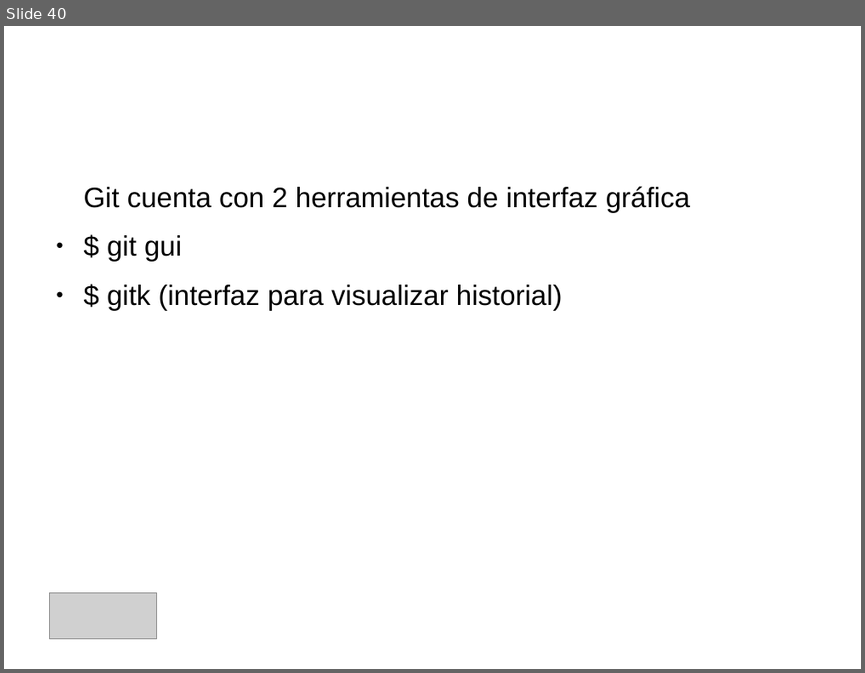
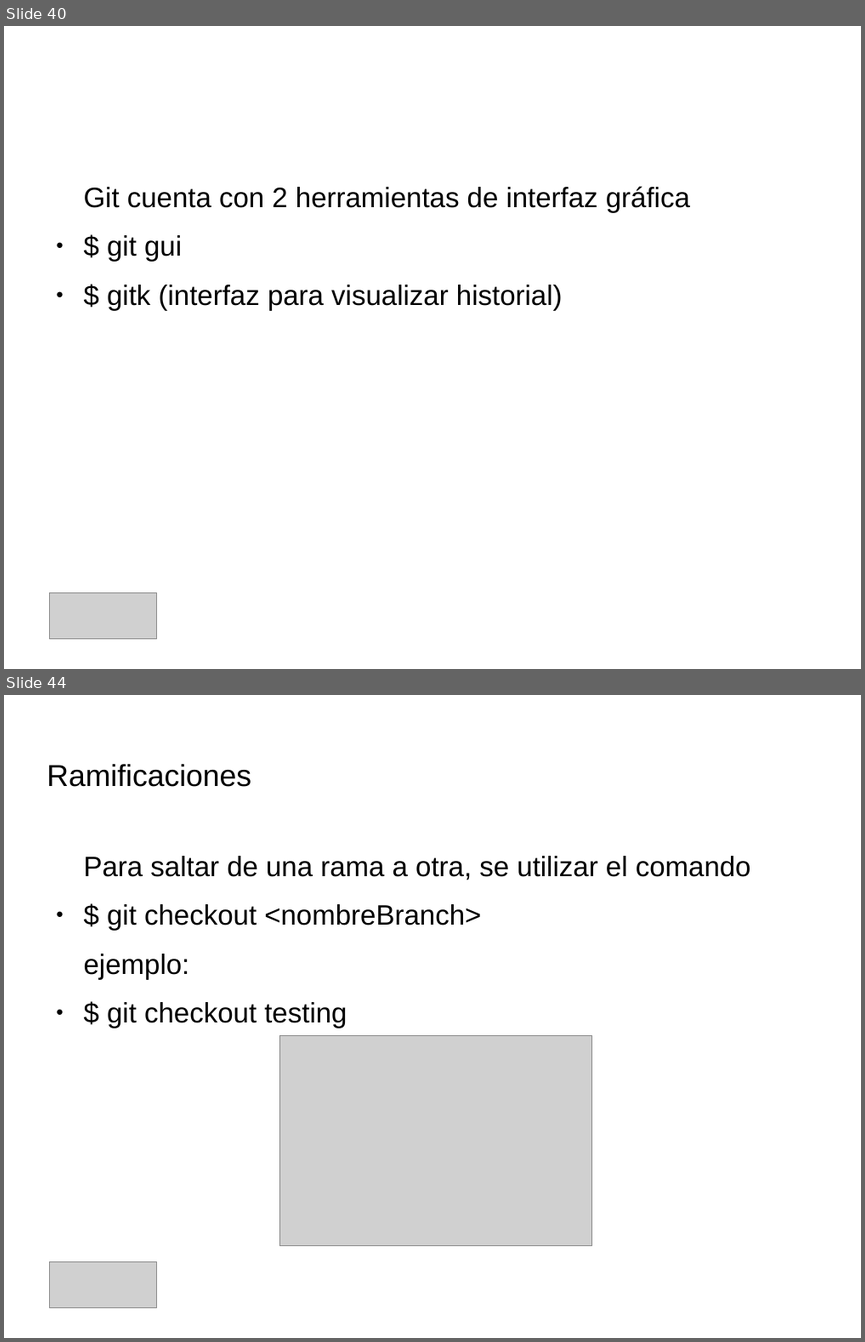
Before and after one commit to IllanPedro/Hardware, a slide deck: CursoGIT,GITHUB,SOURCETREE/Precentacion_Git.odp. Shown one above the other, each under a label of ours: slide 40 before the commit, slides 40 and 44 after it; the slides between them are not shown. The pictures are 865x673 and 865x1342 pixels, drawn with LibreOffice and Linux fonts; fonts in the diff are those of the drawing; grey boxes stand for pictures; background and template pictures are left out. Boxes give left, top, right and bottom in pixels: in the first picture for what was removed or moved away, otherwise in the second. Text is boxed around its words. In the diff, an @@ line names an element or a change of style, - is before the commit and + after.

```diff
--- a/CursoGIT,GITHUB,SOURCETREE/Precentacion_Git.odp
+++ b/CursoGIT,GITHUB,SOURCETREE/Precentacion_Git.odp
@@ slide 44 added at (4, 695, 861, 1338), background picture (left out) @@
@@ title added at (46, 764, 251, 787), 28 pt, text #000000 @@
+Ramificaciones
@@ text added at (84, 856, 751, 1028), 26 pt, text #000000 @@
+Para saltar de una rama a otra, se utilizar el comando
+● $ git checkout <nombreBranch>
+ejemplo:
+● $ git checkout testing
@@ picture added at (279, 1036, 592, 1247) @@
@@ picture added at (50, 1262, 157, 1309) @@
```
Also in this commit, not shown: 3 slides changed, 2 other slides added.
